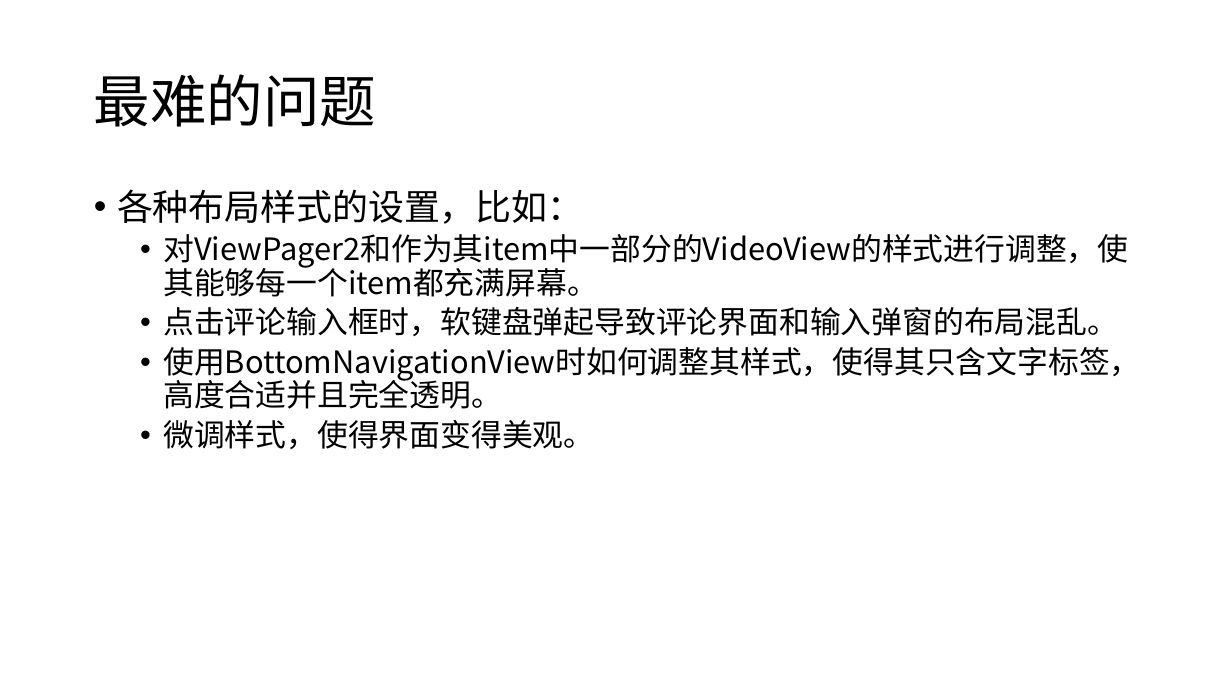
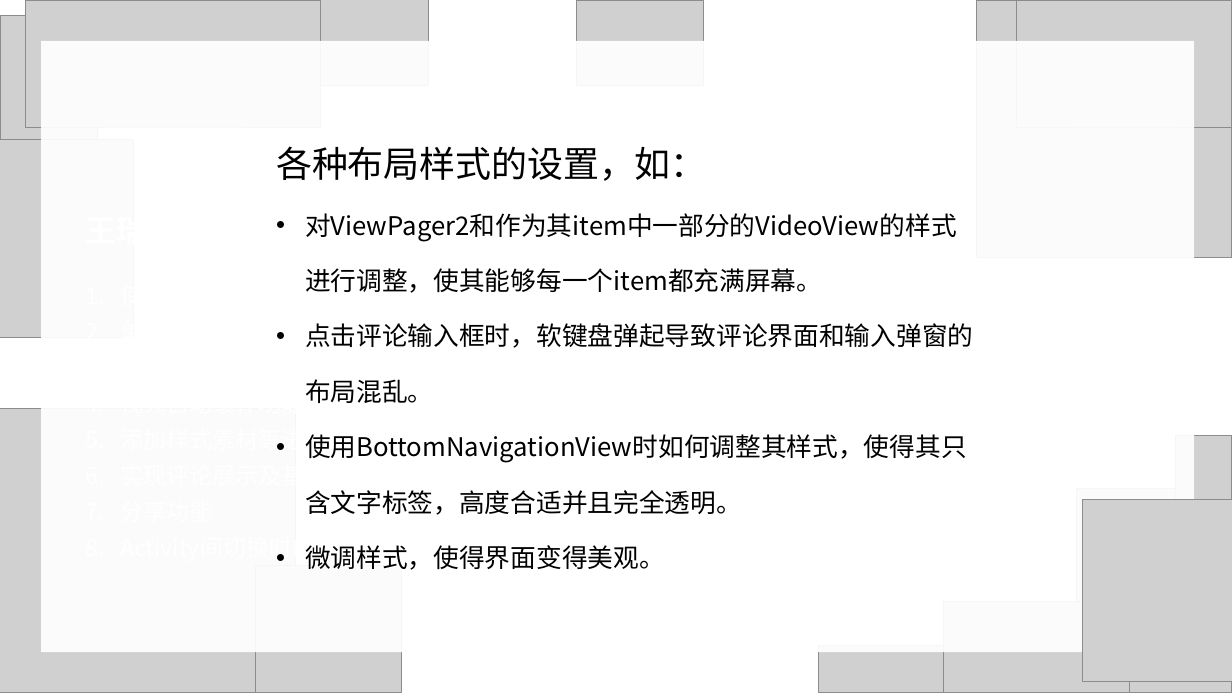
Before and after one commit to ArCan314/ByteDanceAndroidFinalProject, a slide deck: slide 13 of AndroidFinal.pptx (slide 5 before the commit). Drawn at 1232x693 pixels with LibreOffice and Linux fonts; fonts in the diff are those of the drawing; grey boxes stand for pictures; background and template pictures are left out. Boxes give left, top, right and bottom in pixels: in the first picture for what was removed or moved away, otherwise in the second. Text is boxed around its words. In the diff, an @@ line names an element or a change of style, - is before the commit and + after.

```diff
--- a/AndroidFinal.pptx
+++ b/AndroidFinal.pptx
@@ picture added at <box>0,16,98,140</box> @@
@@ picture added at <box>26,0,321,127</box> @@
@@ picture added at <box>301,0,429,86</box> @@
@@ picture added at <box>577,0,704,86</box> @@
@@ picture added at <box>977,0,1232,258</box> @@
@@ picture added at <box>1017,0,1232,127</box> @@
@@ rectangle added at <box>42,41,1195,652</box>, fill #FFFFFF at 93% opacity @@
@@ title removed at <box>94,74,376,127</box> @@
-最难的问题
@@ text "各种布局样式的设置，如：": place and size @@
-text "各种布局样式的设置，如：" at <box>117,189,1141,449</box>
+text "各种布局样式的设置，如：" at <box>276,146,973,570</box>
@@ picture added at <box>0,140,133,337</box> @@
@@ text at <box>276,146,707,181</box>: text changed @@
-• 各种布局样式的设置，比如：
+各种布局样式的设置，如：
@@ text at <box>305,213,973,570</box>: size 24 to 20 pt; list level 2 to 1 in "对ViewPager2和作为其item中一部分的VideoView的样式进行调整，使其能够每一个item都充满屏幕。"; line spacing 0.9 to 1.8; list level 2 to 1 in "点击评论输入框时，软键盘弹起导致评论界面和输入弹窗的布局混乱。"; list level 2 to 1 in "使用BottomNavigationView时如何调整其样式，使得其只含文字标签，高度合适并且完全透明。"; list level 2 to 1 in "微调样式，使得界面变得美观。" @@
@@ text added at <box>120,280,559,561</box>, 18 pt, text #FFFFFF @@
+王瑞：
+1. 使用VideoView实现视频的全屏播放
+2. 单击视频暂停功能
+3. 双击点赞功能并添加点赞动画
+4. 视频自动缓存功能
+5. 添加样式素材等进行美化
+6. 实现评论展示及基于数据库的评论存储功能
+7. 分享功能
+8. Activity间切换时的状态保存
@@ picture added at <box>0,409,295,693</box> @@
@@ picture added at <box>1176,435,1232,567</box> @@
@@ picture added at <box>1077,489,1232,693</box> @@
@@ picture added at <box>1082,500,1232,682</box> @@
@@ picture added at <box>255,566,401,692</box> @@
@@ picture added at <box>944,602,1129,693</box> @@
@@ picture added at <box>819,646,944,693</box> @@
```
Also in this commit, not shown: 3 other slides changed, 9 slides added, 1 slide removed.
